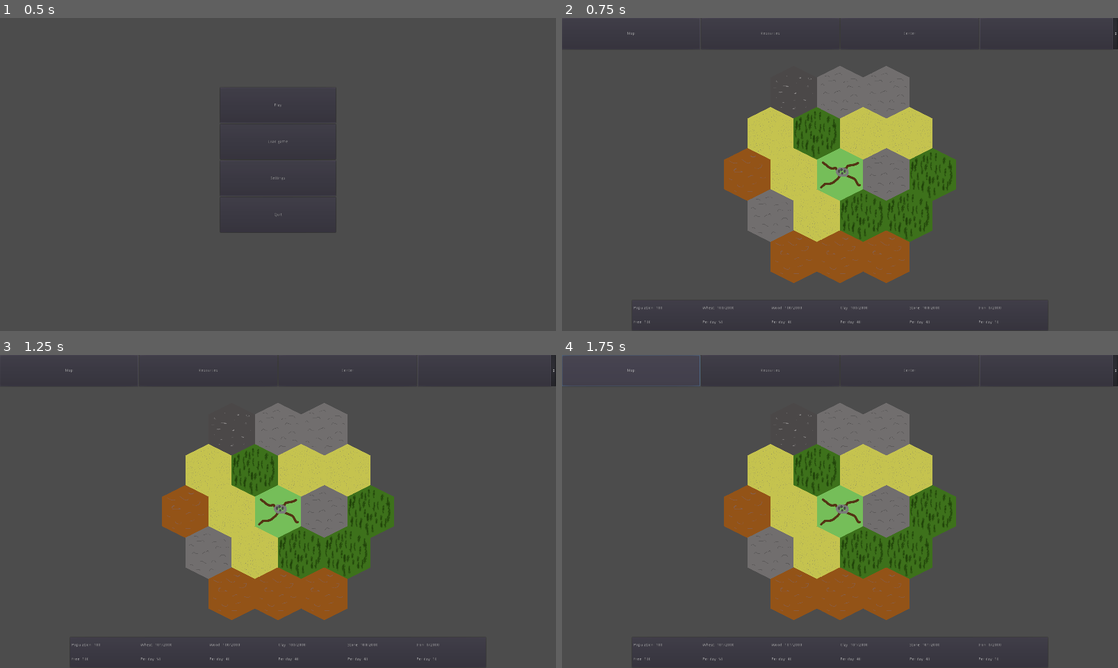
Above: before the commit, frames 1-4 (two rows, left to right).
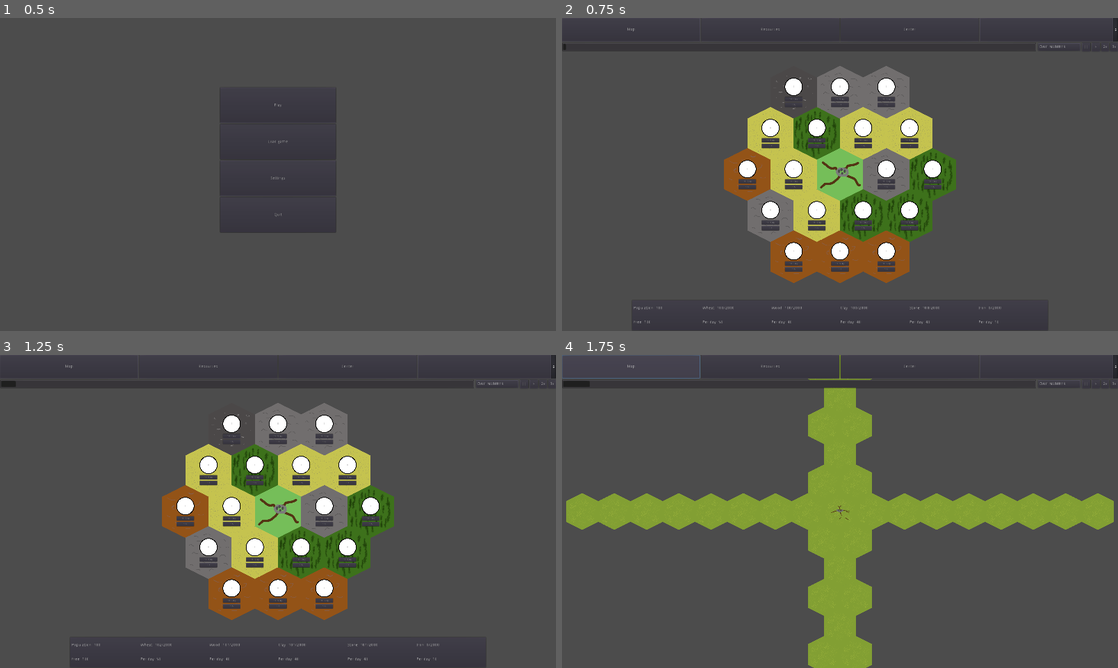
Above: after the commit, the same moments.

Repository: tomazlunder/terra2
Game: Godot game, scene res://Scenes/MainMenu.tscn
The game is run twice, just before and just after one commit, with the same random seed, the same clock (stepped at 60 frames per second) and the same inputs.
Inputs:
- Up to frame 1 (0.5 s): no input
- Up to frame 2 (0.75 s): click "Play" at 0.5 s
- Up to frame 3 (1.25 s): no input
- Up to frame 4 (1.75 s): click "Map" at 1.25 s

Frame 1 is identical in both runs. In frame 2, 4.4% of the frame differs, in the area x 0-100%, y 3-82%; in frame 3, 4.5%; in frame 4, 28%, in the area x 0-100%, y 0-100%.

Commit message:
Added day/night bar, time and time controls

Diff:
--- /dev/null
+++ b/Assets/MapTileset.tres
@@ -0,0 +1,34 @@
+[gd_resource type="TileSet" load_steps=3 format=2]
+
+[ext_resource path="res://GIMP/MapTiles/VillageTile.png" type="Texture" id=1]
+[ext_resource path="res://GIMP/MapTiles/EmptyTile.png" type="Texture" id=2]
+
+[resource]
+0/name = "0_Village"
+0/texture = ExtResource( 1 )
+0/tex_offset = Vector2( 0, 0 )
+0/modulate = Color( 1, 1, 1, 1 )
+0/region = Rect2( 0, 0, 256, 291 )
+0/tile_mode = 0
+0/occluder_offset = Vector2( 128, 145.5 )
+0/navigation_offset = Vector2( 128, 145.5 )
+0/shape_offset = Vector2( 0, 0 )
+0/shape_transform = Transform2D( 1, 0, 0, 1, 0, 0 )
+0/shape_one_way = false
+0/shape_one_way_margin = 0.0
+0/shapes = [  ]
+0/z_index = 0
+1/name = "1_Empty"
+1/texture = ExtResource( 2 )
+1/tex_offset = Vector2( 0, 0 )
+1/modulate = Color( 1, 1, 1, 1 )
+1/region = Rect2( 0, 0, 256, 291 )
+1/tile_mode = 0
+1/occluder_offset = Vector2( 128, 145.5 )
+1/navigation_offset = Vector2( 128, 145.5 )
+1/shape_offset = Vector2( 0, 0 )
+1/shape_transform = Transform2D( 1, 0, 0, 1, 0, 0 )
+1/shape_one_way = false
+1/shape_one_way_margin = 0.0
+1/shapes = [  ]
+1/z_index = 0
--- /dev/null
+++ b/Assets/MapTilesetNode.tscn
@@ -0,0 +1,12 @@
+[gd_scene load_steps=3 format=2]
+
+[ext_resource path="res://GIMP/MapTiles/VillageTile.png" type="Texture" id=1]
+[ext_resource path="res://GIMP/MapTiles/EmptyTile.png" type="Texture" id=2]
+
+[node name="Node2D" type="Node2D"]
+
+[node name="0_Village" type="Sprite" parent="."]
+texture = ExtResource( 1 )
+
+[node name="1_Empty" type="Sprite" parent="."]
+texture = ExtResource( 2 )
--- a/Scenes/GameScene.tscn
+++ b/Scenes/GameScene.tscn
@@ -1,21 +1,35 @@
-[gd_scene load_steps=5 format=2]
+[gd_scene load_steps=7 format=2]
 
 [ext_resource path="res://Scripts/GameScene.gd" type="Script" id=1]
 [ext_resource path="res://Scripts/ResourceTileMap.gd" type="Script" id=2]
 [ext_resource path="res://Assets/ResourceTileset.tres" type="TileSet" id=3]
 [ext_resource path="res://Scripts/Resources.gd" type="Script" id=4]
+[ext_resource path="res://Scripts/MapTileMap.gd" type="Script" id=5]
+[ext_resource path="res://Assets/MapTileset.tres" type="TileSet" id=6]
 
 [node name="GameScene" type="Node"]
 script = ExtResource( 1 )
 
 [node name="CanvasLayer" type="CanvasLayer" parent="."]
 
-[node name="Map" type="Node" parent="."]
+[node name="Map" type="Node2D" parent="."]
+visible = false
+
+[node name="MapCamera" type="Camera2D" parent="Map"]
+zoom = Vector2( 2.3, 2.3 )
+
+[node name="MapTileMap" type="TileMap" parent="Map"]
+tile_set = ExtResource( 6 )
+cell_size = Vector2( 256, 227 )
+cell_half_offset = 0
+format = 1
+tile_data = PoolIntArray( -393216, 1, 0, -262145, 1, 0, -327680, 1, 0, -262144, 1, 0, -131073, 1, 0, -196608, 1, 0, -131072, 1, 0, -1, 1, 0, -65536, 1, 0, 65528, 1, 0, 65529, 1, 0, 65530, 1, 0, 65531, 1, 0, 65532, 1, 0, 65533, 1, 0, 65534, 1, 0, 65535, 1, 0, 0, 1, 0, 1, 1, 0, 2, 1, 0, 3, 1, 0, 4, 1, 0, 5, 1, 0, 6, 1, 0, 7, 1, 0, 8, 1, 0, 131071, 1, 0, 65536, 1, 0, 131072, 1, 0, 262143, 1, 0, 196608, 1, 0, 262144, 1, 0, 393215, 1, 0, 327680, 1, 0, 393216, 1, 0 )
+script = ExtResource( 5 )
 
 [node name="Resources" type="Node2D" parent="."]
 script = ExtResource( 4 )
 
-[node name="Camera2D" type="Camera2D" parent="Resources"]
+[node name="ResourceCamera" type="Camera2D" parent="Resources"]
 current = true
 zoom = Vector2( 1.6, 1.6 )
 
@@ -25,3 +39,10 @@
 cell_half_offset = 0
 format = 1
 script = ExtResource( 2 )
+
+[node name="TileUIControlNode" type="Control" parent="Resources"]
+__meta__ = {
+"_edit_use_anchors_": false
+}
+
+[node name="Center" type="Node2D" parent="."]
--- /dev/null
+++ b/Scenes/TileUI.tscn
@@ -0,0 +1,87 @@
+[gd_scene load_steps=3 format=2]
+
+[ext_resource path="res://Assets/LevelMarker.png" type="Texture" id=1]
+[ext_resource path="res://Scripts/TileUI.gd" type="Script" id=2]
+
+[node name="TileUI" type="Control"]
+anchor_right = 1.0
+anchor_bottom = 1.0
+margin_left = -0.629944
+margin_top = -0.667435
+margin_right = -0.629883
+margin_bottom = -0.66748
+mouse_filter = 2
+script = ExtResource( 2 )
+__meta__ = {
+"_edit_use_anchors_": false
+}
+
+[node name="VBox" type="VBoxContainer" parent="."]
+margin_right = 40.0
+margin_bottom = 40.0
+mouse_filter = 2
+__meta__ = {
+"_edit_use_anchors_": false
+}
+
+[node name="CenterContainer" type="CenterContainer" parent="VBox"]
+margin_right = 100.0
+margin_bottom = 100.0
+mouse_filter = 2
+
+[node name="TextureRect" type="TextureRect" parent="VBox/CenterContainer"]
+margin_right = 100.0
+margin_bottom = 100.0
+rect_min_size = Vector2( 100, 100 )
+mouse_filter = 2
+size_flags_horizontal = 0
+size_flags_vertical = 0
+texture = ExtResource( 1 )
+expand = true
+__meta__ = {
+"_edit_use_anchors_": false
+}
+
+[node name="LevelLabel" type="Label" parent="VBox/CenterContainer"]
+margin_left = 32.0
+margin_top = 43.0
+margin_right = 68.0
+margin_bottom = 57.0
+text = "LEVEL"
+__meta__ = {
+"_edit_use_anchors_": false
+}
+
+[node name="PDContainer" type="PanelContainer" parent="VBox"]
+margin_top = 104.0
+margin_right = 100.0
+margin_bottom = 132.0
+mouse_filter = 2
+
+[node name="ProductionPDLabel" type="Label" parent="VBox/PDContainer"]
+margin_left = 24.0
+margin_top = 7.0
+margin_right = 75.0
+margin_bottom = 21.0
+size_flags_horizontal = 4
+text = "Bla /day"
+__meta__ = {
+"_edit_use_anchors_": false
+}
+
+[node name="WorkersContainer" type="PanelContainer" parent="VBox"]
+margin_top = 136.0
+margin_right = 100.0
+margin_bottom = 164.0
+mouse_filter = 2
+
+[node name="WorkersLabel" type="Label" parent="VBox/WorkersContainer"]
+margin_left = 13.0
+margin_top = 7.0
+margin_right = 87.0
+margin_bottom = 21.0
+size_flags_horizontal = 4
+text = "X/Y workers"
+__meta__ = {
+"_edit_use_anchors_": false
+}
--- a/Scenes/UniversalUI.tscn
+++ b/Scenes/UniversalUI.tscn
@@ -1,20 +1,31 @@
-[gd_scene load_steps=3 format=2]
+[gd_scene load_steps=5 format=2]
 
 [ext_resource path="res://Scripts/ResourceTileControlNode.gd" type="Script" id=1]
 [ext_resource path="res://Scripts/ResourcesControlNode.gd" type="Script" id=2]
+[ext_resource path="res://Scripts/UniversalUI.gd" type="Script" id=3]
+[ext_resource path="res://Scripts/DayProgressBar.gd" type="Script" id=4]
 
 [node name="UniversalUI" type="Control"]
 anchor_right = 1.0
 anchor_bottom = 1.0
 mouse_filter = 2
+script = ExtResource( 3 )
 __meta__ = {
 "_edit_lock_": true,
 "_edit_use_anchors_": false
 }
 
-[node name="TopBarHbox" type="HBoxContainer" parent="."]
+[node name="VBoxContainer" type="VBoxContainer" parent="."]
+margin_right = 40.0
+margin_bottom = 40.0
+__meta__ = {
+"_edit_use_anchors_": false
+}
+
+[node name="TopBarHBox" type="HBoxContainer" parent="VBoxContainer"]
 margin_right = 1920.0
-margin_bottom = 108.0
+margin_bottom = 81.0
+rect_min_size = Vector2( 1920, 81 )
 mouse_filter = 0
 size_flags_horizontal = 3
 size_flags_vertical = 3
@@ -23,32 +34,98 @@
 "_edit_use_anchors_": false
 }
 
-[node name="ButtonMap" type="Button" parent="TopBarHbox"]
+[node name="ButtonMap" type="Button" parent="VBoxContainer/TopBarHBox"]
 margin_right = 477.0
-margin_bottom = 108.0
+margin_bottom = 81.0
 size_flags_horizontal = 3
 text = "Map"
 
-[node name="ButtonResources" type="Button" parent="TopBarHbox"]
+[node name="ButtonResources" type="Button" parent="VBoxContainer/TopBarHBox"]
 margin_left = 481.0
 margin_right = 958.0
-margin_bottom = 108.0
+margin_bottom = 81.0
 size_flags_horizontal = 3
 text = "Resources"
 
-[node name="ButtonCenter" type="Button" parent="TopBarHbox"]
+[node name="ButtonCenter" type="Button" parent="VBoxContainer/TopBarHBox"]
 margin_left = 962.0
 margin_right = 1439.0
-margin_bottom = 108.0
+margin_bottom = 81.0
 size_flags_horizontal = 3
 text = "Center"
 
-[node name="VillageSelectOptionButton" type="OptionButton" parent="TopBarHbox"]
+[node name="VillageSelectOptionButton" type="OptionButton" parent="VBoxContainer/TopBarHBox"]
 margin_left = 1443.0
 margin_right = 1920.0
-margin_bottom = 108.0
+margin_bottom = 81.0
 size_flags_horizontal = 3
 size_flags_vertical = 3
+
+[node name="TimeHBox" type="HBoxContainer" parent="VBoxContainer"]
+margin_top = 85.0
+margin_right = 1920.0
+margin_bottom = 115.0
+
+[node name="DayProgressBar" type="ProgressBar" parent="VBoxContainer/TimeHBox"]
+margin_right = 1638.0
+margin_bottom = 30.0
+rect_min_size = Vector2( 0, 30 )
+size_flags_horizontal = 3
+max_value = 1.0
+step = 0.001
+percent_visible = false
+script = ExtResource( 4 )
+
+[node name="Container" type="PanelContainer" parent="VBoxContainer/TimeHBox"]
+margin_left = 1642.0
+margin_right = 1792.0
+margin_bottom = 30.0
+rect_min_size = Vector2( 150, 30 )
+
+[node name="Label" type="Label" parent="VBoxContainer/TimeHBox/Container"]
+margin_left = 7.0
+margin_top = 8.0
+margin_right = 143.0
+margin_bottom = 22.0
+text = "DAY: NUMBER"
+
+[node name="PauseButton" type="Button" parent="VBoxContainer/TimeHBox"]
+margin_left = 1796.0
+margin_right = 1825.0
+margin_bottom = 30.0
+rect_min_size = Vector2( 29, 29 )
+text = "||"
+__meta__ = {
+"_edit_use_anchors_": false
+}
+
+[node name="OneXButton" type="Button" parent="VBoxContainer/TimeHBox"]
+margin_left = 1829.0
+margin_right = 1858.0
+margin_bottom = 30.0
+rect_min_size = Vector2( 29, 29 )
+text = ">"
+__meta__ = {
+"_edit_use_anchors_": false
+}
+
+[node name="TwoXButton" type="Button" parent="VBoxContainer/TimeHBox"]
+margin_left = 1862.0
+margin_right = 1889.0
+margin_bottom = 30.0
+text = "2x"
+__meta__ = {
+"_edit_use_anchors_": false
+}
+
+[node name="ThreeXButton" type="Button" parent="VBoxContainer/TimeHBox"]
+margin_left = 1893.0
+margin_right = 1920.0
+margin_bottom = 30.0
+text = "3x"
+__meta__ = {
+"_edit_use_anchors_": false
+}
 
 [node name="ResourceTileControlNode" type="Control" parent="."]
 anchor_bottom = 1.0
@@ -581,4 +658,10 @@
 "_edit_use_anchors_": false
 }
 
+[connection signal="pressed" from="VBoxContainer/TopBarHBox/ButtonMap" to="." method="_on_ButtonMap_pressed"]
+[connection signal="pressed" from="VBoxContainer/TopBarHBox/ButtonResources" to="." method="_on_ButtonResources_pressed"]
+[connection signal="pressed" from="VBoxContainer/TimeHBox/PauseButton" to="." method="_on_PauseButton_pressed"]
+[connection signal="pressed" from="VBoxContainer/TimeHBox/OneXButton" to="." method="_on_OneXButton_pressed"]
+[connection signal="pressed" from="VBoxContainer/TimeHBox/TwoXButton" to="." method="_on_TwoXButton_pressed"]
+[connection signal="pressed" from="VBoxContainer/TimeHBox/ThreeXButton" to="." method="_on_ThreeXButton_pressed"]
 [connection signal="pressed" from="ResourceTileControlNode/ResourceTilePanel/ResourceTileVBox/NameAndLvlHBox/CloseButton" to="ResourceTileControlNode" method="_on_CloseButton_pressed"]
--- /dev/null
+++ b/Scripts/DayProgressBar.gd
@@ -0,0 +1,18 @@
+extends ProgressBar
+
+
+# Declare member variables here. Examples:
+# var a = 2
+# var b = "text"
+
+
+# Called when the node enters the scene tree for the first time.
+func _ready():
+	Global.connect("change_day_percent",self,"changePercent")
+
+func changePercent(percent):
+	self.value = percent
+
+# Called every frame. 'delta' is the elapsed time since the previous frame.
+#func _process(delta):
+#	pass
--- a/Scripts/GameScene.gd
+++ b/Scripts/GameScene.gd
@@ -9,8 +9,16 @@
 #Constants
 const resTilesForStartingVillage = [1,1,1,1,1, 2,2,2,2, 3,3,3,3, 4,4,4,4, 5]
 
+var currentVillage
+
+var gameSpeed = 1
+
 # Called when the node enters the scene tree for the first time.
 func _ready():
+	Global.connect("change_to_map_signal",self,"changeToMapView")
+	Global.connect("change_to_resources_signal",self,"changeToResourceView")
+	Global.connect("change_game_speed_signal",self,"changeGameSpeed")
+
 	var universalUIinstance = load("res://Scenes/UniversalUI.tscn").instance()
 	$CanvasLayer.add_child(universalUIinstance)
 	newGame()
@@ -19,25 +27,54 @@
 #Newgame
 func newGame():
 	#Generate map
+	#Adding player's starting village to (0,0) on map
+	$Map/MapTileMap.set_cell(0,0,0)
 	#Create player's starting village
 	var playerStartingVillage = load("res://Scripts/Village.gd").new()
 	playerStartingVillage.initialize(0, 0, Vector2(0,0), "StartingVillage", [100,100,100,100,0], resTilesForStartingVillage)
 	villages.append(playerStartingVillage)
 
-	print("test")
-
 	#Pass starting village to UI
 	Global.sendVillageSignal(playerStartingVillage)
 
-	#Start game
+	currentVillage = playerStartingVillage
+
+func changeToMapView():
+	$Resources.hide()
+	$Map.show()
+	$Map/MapCamera.current = true;
+	$Resources/ResourceCamera.current = false;
+	#TODO: Center camera on current village
+
+func changeToResourceView():
+	$Map.hide()
+	$Resources.show()
+
+	$Resources/ResourceCamera.current = true;
+	$Map/MapCamera.current = false;
 
 func _process(delta):
+	#If the game is paused
+	if(gameSpeed == 0):
+		return
+
+	#Update time
+	time+=delta * gameSpeed
+	if(time>=Global.secondsPerDay):
+		day+=1
+		time = time - Global.secondsPerDay
+
+	Global.changeDayPercent(time/Global.secondsPerDay)
+
 	#Update all the villages
 	for village in villages:
-		village.update(delta)
+		village.update(delta * gameSpeed)
 
 
 func _input(event):
 	if event is InputEventKey:
 		if (event as InputEventKey).scancode == KEY_ESCAPE:
 			get_tree().change_scene("res://Scenes/MainMenu.tscn")
+
+func changeGameSpeed(_gameSpeed):
+	gameSpeed = _gameSpeed
--- a/Scripts/Global.gd
+++ b/Scripts/Global.gd
@@ -1,22 +1,20 @@
 extends Node
 
-signal village_sent_signal(village)
+signal village_sent_signal(_village)
 signal resource_tile_signal(_resourceTile)
 signal resource_notile_click
-# Declare member variables here. Examples:
-# var a = 2
-# var b = "text"
+signal change_to_map_signal
+signal change_to_resources_signal
+signal change_game_speed_signal(_gameSpeed)
+signal change_day_percent(_percent)
 
-const secondsPerDay = 60.0
+const secondsPerDay = 20.0
 var perSecond
 
-# Called when the node enters the scene tree for the first time.
 func _ready():
 	perSecond = 1/secondsPerDay
-	pass # Replace with function body.
 
 func sendVillageSignal(_village):
-	#print("signal sent")
 	emit_signal("village_sent_signal", _village)
 
 func sendResourceTileSignal(_resourceTile):
@@ -24,6 +22,15 @@
 
 func sendResourceNoTileClick():
 	emit_signal("resource_notile_click")
-# Called every frame. 'delta' is the elapsed time since the previous frame.
-#func _process(delta):
-#	pass
+
+func changeToMap():
+	emit_signal("change_to_map_signal")
+
+func changeToResources():
+	emit_signal("change_to_resources_signal")
+
+func changeGameSpeed(_gameSpeed):
+	emit_signal("change_game_speed_signal", _gameSpeed)
+
+func changeDayPercent(_percent):
+	emit_signal("change_day_percent", _percent)
--- /dev/null
+++ b/Scripts/MapTileMap.gd
@@ -0,0 +1,34 @@
+extends TileMap
+
+onready var CentreHex = tile_set.tile_get_texture(0).get_size()/2
+
+func _ready():
+	position -= CentreHex
+
+func FindCell(Mousepos):
+	Mousepos += CentreHex
+	var LeftHand = true
+	var Cell = world_to_map(Mousepos)
+
+	var DangerRows = tile_set.tile_get_texture(0).get_size().y - cell_size.y
+	var LocalMousepos = Mousepos - map_to_world(Cell)
+	if LocalMousepos.y < DangerRows:
+		var TopMiddleOfCell = cell_size.x/2
+		var GradientOfDangerLine = DangerRows/TopMiddleOfCell
+		var xPosToCheck = LocalMousepos.x
+		if xPosToCheck > TopMiddleOfCell:
+			xPosToCheck = cell_size.x - xPosToCheck
+			LeftHand = false
+		#If this is true: we have the wrong cell, have to correct
+		if (DangerRows - LocalMousepos.y) > GradientOfDangerLine*xPosToCheck:
+			if LeftHand:
+				if fmod(Cell.y,2) == 0:
+					Cell += Vector2(-1,-1)
+				else:
+					Cell += Vector2(0,-1)
+			else:
+				if fmod(Cell.y,2) == 0:
+					Cell += Vector2(0,-1)
+				else:
+					Cell += Vector2(1,-1)
+	return Cell
--- a/Scripts/Resources.gd
+++ b/Scripts/Resources.gd
@@ -45,6 +45,22 @@
 		var coordinates = ResourceCoordinates[i]
 		$ResourceTileMap.set_cell(coordinates.x, coordinates.y, type)
 		TileDict[coordinates] = resourceTile
+
+		#Creating UI Tile Markers
+		var tileUIinstance = load("res://Scenes/TileUI.tscn").instance()
+		tileUIinstance.setTile(resourceTile)
+
+		tileUIinstance.hide()
+		tileUIinstance.show()
+		var realCords = $ResourceTileMap.map_to_world(coordinates)
+		var tileSize = $ResourceTileMap.tile_set.tile_get_texture(0).get_size().y
+		#Offset?? But not working, fixed with some hardcoded numbers (10,2)
+		var bla = tileUIinstance.get_child(0).rect_size
+		#print(bla)
+		realCords = realCords - Vector2(bla.x+10,bla.y*2)
+		tileUIinstance.set_position(realCords)
+		$TileUIControlNode.add_child(tileUIinstance)
+
 		i = i+1
 
 #Detect click on tilemap
--- /dev/null
+++ b/Scripts/TileUI.gd
@@ -0,0 +1,20 @@
+extends Control
+
+
+# Declare member variables here. Examples:
+# var a = 2
+# var b = "text"
+
+var resourceTile
+
+# Called when the node enters the scene tree for the first time.
+func _ready():
+	pass # Replace with function body.
+
+func setTile(_resourceTile):
+	resourceTile = _resourceTile
+
+func _process(delta):
+	$VBox/CenterContainer/LevelLabel.text = str(resourceTile.level)
+	$VBox/PDContainer/ProductionPDLabel.text = str(resourceTile.getProductionPerDay()) + " /Day"
+	$VBox/WorkersContainer/WorkersLabel.text = str(resourceTile.workers) + "/" + str(resourceTile.maxWorkersPerLevel[resourceTile.level])
--- /dev/null
+++ b/Scripts/UniversalUI.gd
@@ -0,0 +1,26 @@
+extends Control
+
+# Called when the node enters the scene tree for the first time.
+func _ready():
+	pass # Replace with function body.
+
+func _on_ButtonMap_pressed():
+	Global.changeToMap()
+	$ResourceTileControlNode.hide()
+	$ResourcesControlNode.hide()
+
+func _on_ButtonResources_pressed():
+	Global.changeToResources()
+	$ResourcesControlNode.show()
+
+func _on_PauseButton_pressed():
+	Global.changeGameSpeed(0)
+
+func _on_OneXButton_pressed():
+	Global.changeGameSpeed(1)
+
+func _on_TwoXButton_pressed():
+	Global.changeGameSpeed(2)
+
+func _on_ThreeXButton_pressed():
+	Global.changeGameSpeed(2)
Binary file added: Assets/LevelMarker.png
Not shown, added: Assets/LevelMarker.png.import
Binary file added: GIMP/MapTiles/EmptyTile.png
Not shown, added: GIMP/MapTiles/EmptyTile.png.import
Binary file added: GIMP/MapTiles/VillageTile.png
Not shown, added: GIMP/MapTiles/VillageTile.png.import
